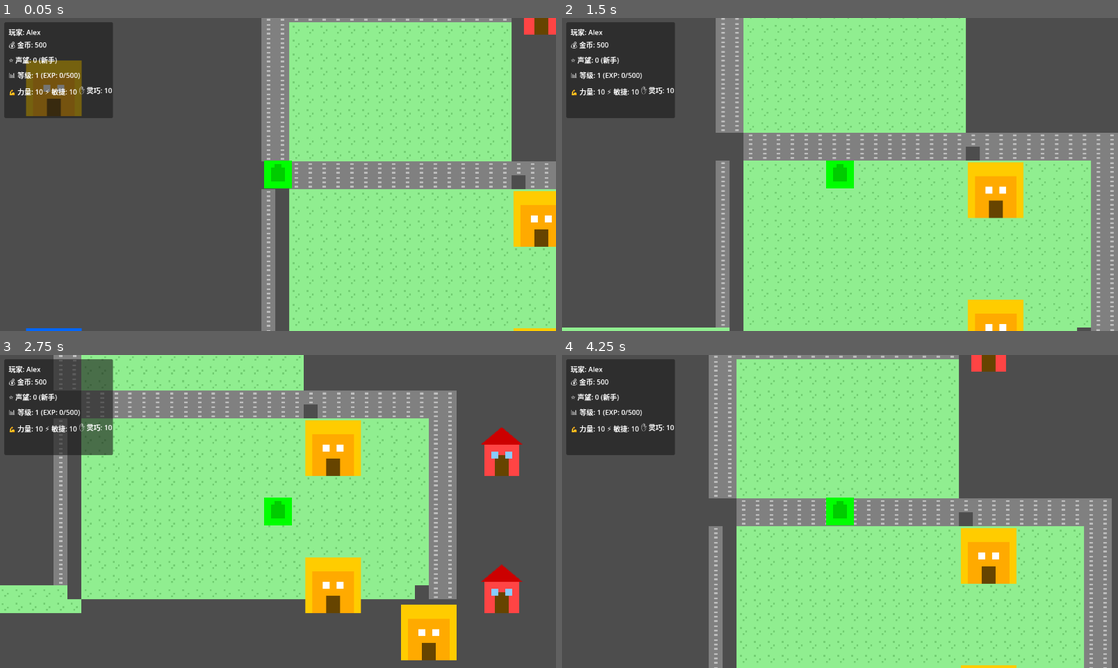
Above: before the commit, frames 1-4 (two rows, left to right).
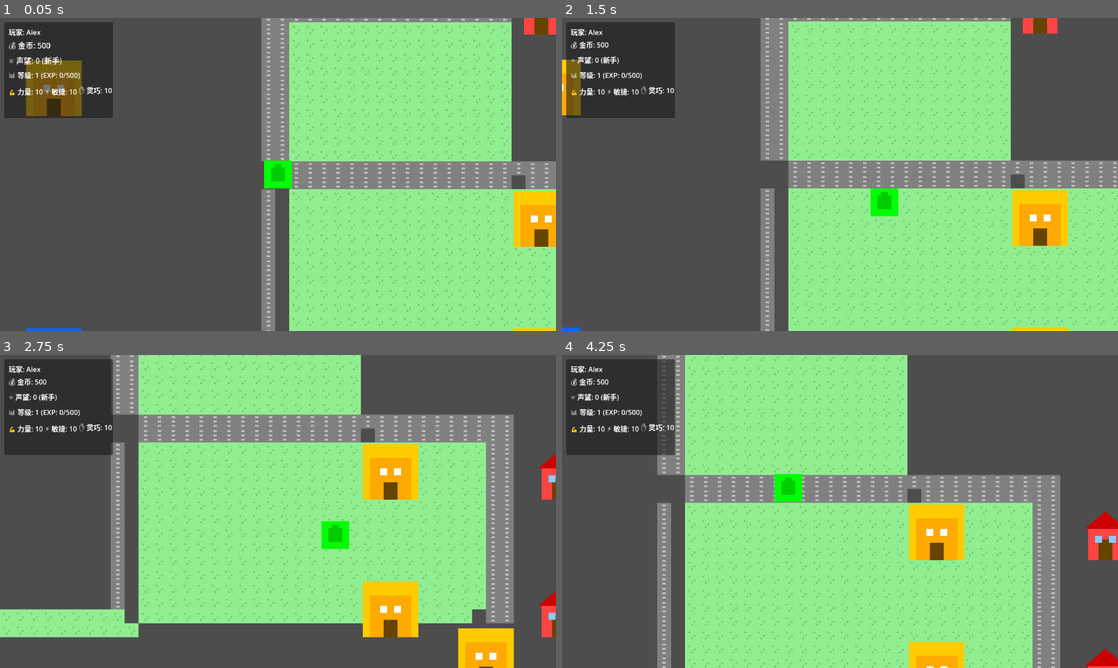
Above: after the commit, the same moments.

Repository: AriesGenius/LandscapeTycoon
Game: Godot game, scene res://scenes/city/city_map.tscn
Two runs of this game, one before a commit and one after it. Both use one fixed random seed, a clock stepped at 60 frames per second and the inputs below.
Inputs:
- Up to frame 1 (0.05 s): no input
- Up to frame 2 (1.5 s): tap Enter at 0.5 s; hold Right (move_right) 0.53-1.28 s; tap E (interact) at 0.6, 1.35 s; hold Down (move_down) from 1.28 s (still down)
- Up to frame 3 (2.75 s): release Down (move_down) at 2.03 s; hold Right (move_right) from 2.03 s (still down); tap E (interact) at 2.1 s
- Up to frame 4 (4.25 s): release Right (move_right) at 2.78 s; hold Up (move_up) 2.78-3.53 s; tap E (interact) at 2.85, 3.6 s; hold Left (move_left) from 3.53 s (still down)

The runs differ from the first frame. In frame 1, 0.3% of the frame differs, in the area x 1-12%, y 7-16%; in frame 2, 34%; in frame 3, 46%, in the area x 0-100%, y 0-100%; in frame 4, 38%.

Commit message:
feat: Phase 7 - Game feel & feedback system
- Add CameraEffects AutoLoad (shake, hitstop, flash)
- Camera2D: position smoothing + drag margins for inertia follow
- HUD: pulse animation on gold/reputation/level changes
- WorkArea: flash-on-start, green-to-gray completion animation
- NotificationSystem: scale-in bounce for float text
- TaskResultPanel: panel scale-in with back easing, rating flash
- All 3 minigames: hitstop on hits, shake on success/fail,
  result label scale animation, alignment pulse glow
- WorkSite: celebration effects on task completion

Code review fixes:
- Fix hitstop() using OS ticks instead of frozen timer
- Fix camera shake race condition with overlapping shakes
- Fix tween conflicts in HUD labels and WorkArea sprites
- Fix minigame result label cleanup on end
- Add camera group for efficient lookup
- Add division-by-zero guard in shake()

Co-Authored-By: Claude Opus 4.5 <noreply@anthropic.com>

Diff:
--- a/project.godot
+++ b/project.godot
@@ -22,6 +22,7 @@
 TaskManager="*res://scripts/autoload/TaskManager.gd"
 PauseMenu="*res://scripts/ui/PauseMenu.gd"
 NotificationSystem="*res://scripts/ui/NotificationSystem.gd"
+CameraEffects="*res://scripts/autoload/CameraEffects.gd"
 
 [display]
 
--- a/scenes/ui/player.tscn
+++ b/scenes/ui/player.tscn
@@ -17,3 +17,11 @@
 
 [node name="Camera2D" type="Camera2D" parent="."]
 zoom = Vector2(2, 2)
+position_smoothing_enabled = true
+position_smoothing_speed = 8.0
+drag_horizontal_enabled = true
+drag_vertical_enabled = true
+drag_left_margin = 0.15
+drag_top_margin = 0.15
+drag_right_margin = 0.15
+drag_bottom_margin = 0.15
--- /dev/null
+++ b/scripts/autoload/CameraEffects.gd
@@ -0,0 +1,100 @@
+extends Node
+
+var _shake_intensity: float = 0.0
+var _shake_duration: float = 0.0
+var _shake_timer: float = 0.0
+var _original_offset: Vector2 = Vector2.ZERO
+var _flash_rect: ColorRect = null
+var _cached_camera: Camera2D = null
+
+func _ready() -> void:
+	process_mode = Node.PROCESS_MODE_ALWAYS
+
+func _process(delta: float) -> void:
+	if _shake_timer > 0:
+		_shake_timer -= delta
+		if _shake_duration <= 0:
+			_shake_timer = 0
+			return
+		var progress = _shake_timer / _shake_duration
+		var current_intensity = _shake_intensity * progress
+		var camera = _get_camera()
+		if camera:
+			camera.offset = _original_offset + Vector2(
+				randf_range(-current_intensity, current_intensity),
+				randf_range(-current_intensity, current_intensity)
+			)
+		if _shake_timer <= 0:
+			if camera:
+				camera.offset = _original_offset
+
+func _get_camera() -> Camera2D:
+	if _cached_camera and is_instance_valid(_cached_camera):
+		return _cached_camera
+	var tree = get_tree()
+	if not tree:
+		return null
+	var cameras = tree.get_nodes_in_group("camera")
+	if cameras.size() > 0:
+		_cached_camera = cameras[0]
+		return _cached_camera
+	if tree.current_scene:
+		_cached_camera = _find_camera(tree.current_scene)
+		return _cached_camera
+	return null
+
+func _find_camera(node: Node) -> Camera2D:
+	if node is Camera2D:
+		return node
+	for child in node.get_children():
+		var found = _find_camera(child)
+		if found:
+			return found
+	return null
+
+func shake(intensity: float = 5.0, duration: float = 0.3) -> void:
+	if duration <= 0.0:
+		return
+	var camera = _get_camera()
+	if not camera:
+		return
+	# Only save original offset on first shake (not during overlapping shakes)
+	if _shake_timer <= 0:
+		_original_offset = camera.offset
+	_shake_intensity = maxf(_shake_intensity, intensity)
+	_shake_duration = duration
+	_shake_timer = duration
+
+func hitstop(duration: float = 0.05) -> void:
+	Engine.time_scale = 0.0
+	# Use real time via OS ticks to avoid timer freeze at time_scale=0
+	var start_usec = Time.get_ticks_usec()
+	var duration_usec = int(duration * 1_000_000)
+	while (Time.get_ticks_usec() - start_usec) < duration_usec:
+		await get_tree().process_frame
+	Engine.time_scale = 1.0
+
+func flash(color: Color = Color(1, 1, 1, 0.3), duration: float = 0.15) -> void:
+	if _flash_rect and is_instance_valid(_flash_rect):
+		var old_canvas = _flash_rect.get_parent()
+		if old_canvas:
+			old_canvas.queue_free()
+		_flash_rect = null
+
+	var canvas = CanvasLayer.new()
+	canvas.layer = 90
+	add_child(canvas)
+
+	_flash_rect = ColorRect.new()
+	_flash_rect.color = color
+	_flash_rect.set_anchors_preset(Control.PRESET_FULL_RECT)
+	_flash_rect.mouse_filter = Control.MOUSE_FILTER_IGNORE
+	canvas.add_child(_flash_rect)
+
+	var tween = create_tween()
+	tween.tween_property(_flash_rect, "color:a", 0.0, duration)
+	tween.tween_callback(func():
+		if is_instance_valid(canvas):
+			canvas.queue_free()
+		_flash_rect = null
+	)
--- a/scripts/minigames/BrickPuzzleMinigame.gd
+++ b/scripts/minigames/BrickPuzzleMinigame.gd
@@ -76,7 +76,20 @@
 		if not grid[idx]:
 			grid[idx] = true
 			filled_cells += 1
+			# 放置动画：砖块弹出效果
+			if idx < cells.size():
+				var cell = cells[idx]
+				cell.pivot_offset = cell.size / 2
+				var tween = create_tween()
+				tween.tween_property(cell, "scale", Vector2(1.2, 1.2), 0.05)
+				tween.tween_property(cell, "scale", Vector2(1.0, 1.0), 0.1).set_ease(Tween.EASE_OUT)
+			# 帧冻结
+			if is_instance_valid(CameraEffects):
+				CameraEffects.hitstop(0.03)
 			if filled_cells >= total_cells:
+				if is_instance_valid(CameraEffects):
+					CameraEffects.flash(Color(0.2, 1.0, 0.2, 0.3), 0.2)
+					CameraEffects.shake(4.0, 0.2)
 				end_minigame(1.0)
 				return
 
@@ -89,6 +102,10 @@
 
 func end_minigame(score: float) -> void:
 	is_active = false
+	if score >= 0.8 and is_instance_valid(CameraEffects):
+		CameraEffects.flash(Color(0.2, 1.0, 0.2, 0.25), 0.2)
+	elif score < 0.5 and is_instance_valid(CameraEffects):
+		CameraEffects.shake(3.0, 0.2)
 	hide()
 	minigame_completed.emit(clampf(score, 0.0, 1.0))
 
--- a/scripts/minigames/LevelAlignMinigame.gd
+++ b/scripts/minigames/LevelAlignMinigame.gd
@@ -99,6 +99,12 @@
 
 func end_minigame(score: float) -> void:
 	is_active = false
+	# 成功/失败效果
+	if score >= 0.8 and is_instance_valid(CameraEffects):
+		CameraEffects.flash(Color(0.2, 1.0, 0.2, 0.25), 0.2)
+		CameraEffects.shake(3.0, 0.2)
+	elif score < 0.5 and is_instance_valid(CameraEffects):
+		CameraEffects.shake(4.0, 0.25)
 	hide()
 	minigame_completed.emit(clampf(score, 0.0, 1.0))
 
@@ -170,11 +176,12 @@
 	var bubble_x = 640 + bubble_pos * 250 - 10
 	bubble_rect.position = Vector2(bubble_x, 325)
 
-	# 颜色反馈
+	# 颜色反馈（对齐时脉冲发光）
 	if absf(bubble_pos) <= align_threshold:
-		bubble_rect.color = Color(0, 1, 0, 0.9)  # 绿色=对齐
+		var pulse = 0.7 + 0.3 * sin(elapsed * 8.0)
+		bubble_rect.color = Color(0, pulse, 0, 0.9)
 	else:
-		bubble_rect.color = Color(0.2, 0.8, 1.0, 0.9)  # 蓝色=未对齐
+		bubble_rect.color = Color(0.2, 0.8, 1.0, 0.9)
 
 	# 阈值线位置
 	threshold_left.position = Vector2(640 - align_threshold * 250, 320)
--- a/scripts/minigames/RhythmHammerMinigame.gd
+++ b/scripts/minigames/RhythmHammerMinigame.gd
@@ -126,6 +126,15 @@
 
 func end_minigame(score: float) -> void:
 	is_active = false
+	# 清理残留结果标签
+	for lbl in result_labels:
+		if is_instance_valid(lbl):
+			lbl.queue_free()
+	result_labels.clear()
+	if score >= 0.8 and is_instance_valid(CameraEffects):
+		CameraEffects.flash(Color(0.2, 1.0, 0.2, 0.25), 0.2)
+	elif score < 0.5 and is_instance_valid(CameraEffects):
+		CameraEffects.shake(3.0, 0.2)
 	hide()
 	minigame_completed.emit(clampf(score, 0.0, 1.0))
 
@@ -134,16 +143,33 @@
 	lbl.text = "HIT!" if success else "MISS"
 	lbl.horizontal_alignment = HORIZONTAL_ALIGNMENT_CENTER
 	lbl.add_theme_color_override("font_color", Color.GREEN if success else Color.RED)
+	lbl.add_theme_font_size_override("font_size", 24)
 	lbl.position = Vector2(590, 250)
 	lbl.size = Vector2(100, 30)
+	lbl.pivot_offset = Vector2(50, 15)
+	lbl.scale = Vector2(1.5, 1.5)
 	add_child(lbl)
 	result_labels.append(lbl)
-	# 自动消失
-	get_tree().create_timer(0.5).timeout.connect(func():
+
+	# 弹出缩放动画
+	var tween = create_tween()
+	tween.tween_property(lbl, "scale", Vector2(1.0, 1.0), 0.15).set_ease(Tween.EASE_OUT)
+	tween.tween_interval(0.3)
+	tween.tween_property(lbl, "modulate:a", 0.0, 0.2)
+	tween.tween_callback(func():
 		if is_instance_valid(lbl):
 			lbl.queue_free()
 			result_labels.erase(lbl)
 	)
+
+	# 帧冻结 + 画面效果
+	if success:
+		if is_instance_valid(CameraEffects):
+			CameraEffects.hitstop(0.04)
+			CameraEffects.shake(3.0, 0.15)
+	else:
+		if is_instance_valid(CameraEffects):
+			CameraEffects.shake(2.0, 0.1)
 
 func _build_ui() -> void:
 	# 遮罩
--- a/scripts/player/PlayerController.gd
+++ b/scripts/player/PlayerController.gd
@@ -7,6 +7,9 @@
 
 func _ready() -> void:
 	add_to_group("player")
+	var camera = get_node_or_null("Camera2D")
+	if camera:
+		camera.add_to_group("camera")
 	_update_speed()
 	print("Player ready! Speed: ", current_speed)
 
--- a/scripts/ui/HUD.gd
+++ b/scripts/ui/HUD.gd
@@ -30,10 +30,12 @@
 
 func _update_gold(amount: int) -> void:
 	gold_label.text = "💰 金币: " + str(amount)
+	_pulse_label(gold_label, Color.GOLD)
 
 func _update_reputation(amount: int) -> void:
 	var tier = PlayerData.get_reputation_tier()
 	reputation_label.text = "⭐ 声望: " + str(amount) + " (" + tier + ")"
+	_pulse_label(reputation_label, Color.MEDIUM_PURPLE)
 
 func _update_level() -> void:
 	var exp_needed = PlayerData.level * 500
@@ -55,5 +57,20 @@
 	print("HUD: Level up notification - Level ", new_level)
 	_update_level()
 	_update_attributes()
+	_pulse_label(level_label, Color.GOLD)
+	if is_instance_valid(CameraEffects):
+		CameraEffects.shake(3.0, 0.3)
+		CameraEffects.flash(Color(1, 0.85, 0, 0.2), 0.3)
 
-	# 可以添加升级动画或通知
+var _label_tweens: Dictionary = {}
+
+func _pulse_label(label: Label, _color: Color) -> void:
+	if not is_instance_valid(label):
+		return
+	if _label_tweens.has(label) and is_instance_valid(_label_tweens[label]):
+		_label_tweens[label].kill()
+	label.scale = Vector2(1.0, 1.0)
+	var tween = create_tween()
+	tween.tween_property(label, "scale", Vector2(1.2, 1.2), 0.1).set_ease(Tween.EASE_OUT)
+	tween.tween_property(label, "scale", Vector2(1.0, 1.0), 0.15).set_ease(Tween.EASE_IN)
+	_label_tweens[label] = tween
--- a/scripts/ui/NotificationSystem.gd
+++ b/scripts/ui/NotificationSystem.gd
@@ -81,10 +81,14 @@
 	lbl.size = Vector2(200, 40)
 	float_container.add_child(lbl)
 
+	lbl.pivot_offset = Vector2(100, 20)
+	lbl.scale = Vector2(0.3, 0.3)
+
 	var tween = create_tween()
 	tween.set_parallel(true)
+	tween.tween_property(lbl, "scale", Vector2(1.0, 1.0), 0.2).set_ease(Tween.EASE_OUT).set_trans(Tween.TRANS_BACK)
 	tween.tween_property(lbl, "position:y", 220.0, 1.2).set_ease(Tween.EASE_OUT)
-	tween.tween_property(lbl, "modulate:a", 0.0, 1.2)
+	tween.tween_property(lbl, "modulate:a", 0.0, 1.2).set_delay(0.3)
 	tween.chain().tween_callback(lbl.queue_free)
 
 # 显示任务接取提示
--- a/scripts/ui/TaskResultPanel.gd
+++ b/scripts/ui/TaskResultPanel.gd
@@ -56,7 +56,25 @@
 	if experience_label:
 		experience_label.text = "📊 经验: +" + str(result.experience)
 
+	# 动画显示面板
+	var panel_node = get_node_or_null("CenterContainer/Panel")
+	if panel_node:
+		panel_node.scale = Vector2(0.5, 0.5)
+		panel_node.modulate.a = 0.0
 	show()
+	if panel_node:
+		var tween = create_tween().set_parallel(true)
+		tween.tween_property(panel_node, "scale", Vector2(1.0, 1.0), 0.3).set_ease(Tween.EASE_OUT).set_trans(Tween.TRANS_BACK)
+		tween.tween_property(panel_node, "modulate:a", 1.0, 0.2)
+
+	# 相机效果
+	if is_instance_valid(CameraEffects):
+		if result.rating >= 4:
+			CameraEffects.flash(Color(1, 0.85, 0, 0.25), 0.3)
+			CameraEffects.shake(4.0, 0.3)
+		else:
+			CameraEffects.shake(2.0, 0.2)
+
 	print("TaskResultPanel shown with rating: ", result.rating)
 
 func _on_continue_pressed() -> void:
--- a/scripts/work_sites/WorkArea.gd
+++ b/scripts/work_sites/WorkArea.gd
@@ -11,6 +11,7 @@
 var is_completed: bool = false
 var minigame_active: bool = false
 var current_minigame: Node = null
+var _sprite_tween: Tween = null
 
 # 小游戏脚本
 const LevelAlignMinigame = preload("res://scripts/minigames/LevelAlignMinigame.gd")
@@ -64,6 +65,13 @@
 func _start_work() -> void:
 	is_working = true
 	label.text = "工作中..."
+	# 交互即时反馈：闪烁高亮
+	if sprite:
+		if _sprite_tween and _sprite_tween.is_valid():
+			_sprite_tween.kill()
+		_sprite_tween = create_tween()
+		_sprite_tween.tween_property(sprite, "modulate", Color(1.5, 1.5, 1.5), 0.08)
+		_sprite_tween.tween_property(sprite, "modulate", Color.WHITE, 0.15)
 	print("Work started in area")
 
 func _update_work(delta: float) -> void:
@@ -104,9 +112,17 @@
 	is_completed = true
 	label.text = "已完成 ✓"
 
-	# 变灰表示完成
+	# 完成动画：先闪绿再变灰
 	if sprite:
-		sprite.modulate = Color(0.5, 0.5, 0.5)
+		if _sprite_tween and _sprite_tween.is_valid():
+			_sprite_tween.kill()
+		_sprite_tween = create_tween()
+		_sprite_tween.tween_property(sprite, "modulate", Color(0.2, 1.0, 0.2), 0.1)
+		_sprite_tween.tween_property(sprite, "modulate", Color(0.5, 0.5, 0.5), 0.4).set_ease(Tween.EASE_IN)
+
+	# 相机震动反馈
+	if is_instance_valid(CameraEffects):
+		CameraEffects.shake(2.0, 0.15)
 
 	work_completed.emit()
 	print("WorkArea completed")
--- a/scripts/work_sites/WorkSite.gd
+++ b/scripts/work_sites/WorkSite.gd
@@ -85,10 +85,15 @@
 
 func _complete_task() -> void:
 	var time_taken = (Time.get_ticks_msec() / 1000.0) - start_time
-	var quality_score = get_progress()  # 基于实际完成区域比例
+	var quality_score = get_progress()
 
 	print("Task completed!")
 	print("Time taken: ", time_taken, " seconds")
+
+	# 任务完成庆祝效果
+	if is_instance_valid(CameraEffects):
+		CameraEffects.shake(5.0, 0.4)
+		CameraEffects.flash(Color(1, 1, 1, 0.3), 0.2)
 
 	# 通过 TaskManager 完成任务
 	var result = TaskManager.complete_task(time_taken, quality_score)
Not shown, added: scripts/minigames/BrickPuzzleMinigame.gd.uid
Not shown, added: scripts/minigames/LevelAlignMinigame.gd.uid
Not shown, added: scripts/minigames/MiniGameBase.gd.uid
Not shown, added: scripts/minigames/RhythmHammerMinigame.gd.uid
Not shown, added: scripts/ui/AttributePanel.gd.uid
Not shown, added: scripts/ui/MaterialShopPanel.gd.uid
Not shown, added: scripts/ui/NotificationSystem.gd.uid
Not shown, added: scripts/ui/PauseMenu.gd.uid
Not shown, added: scripts/ui/ShopPanel.gd.uid
